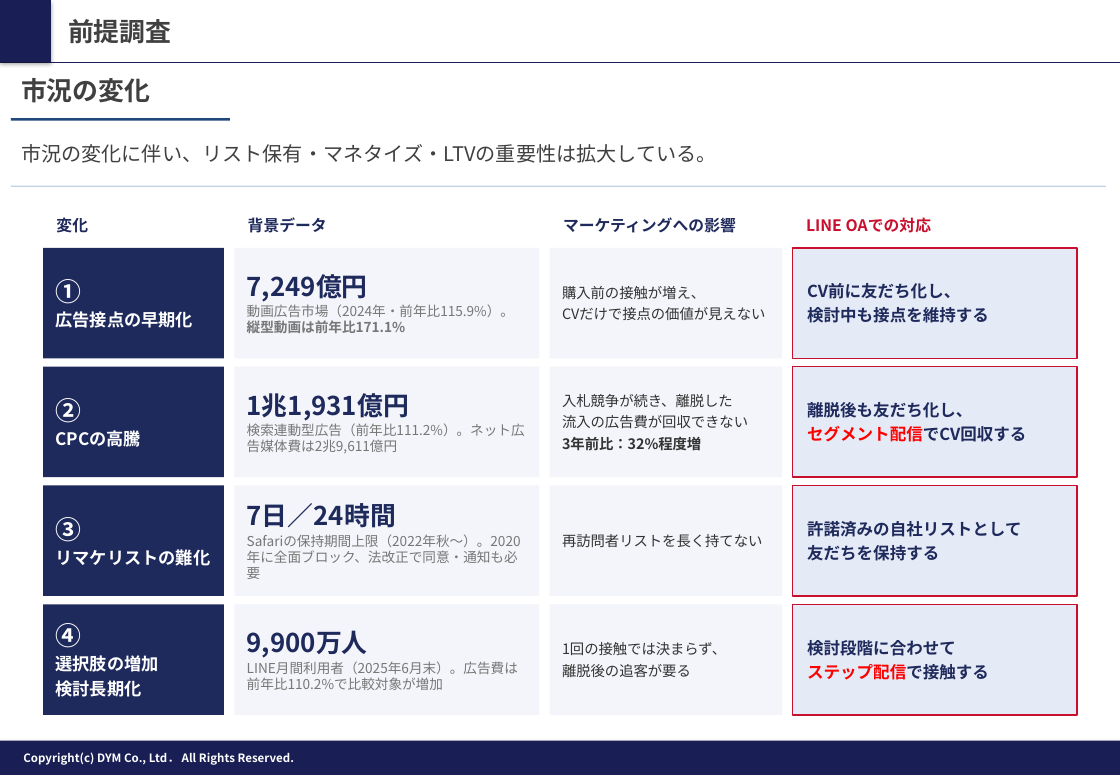
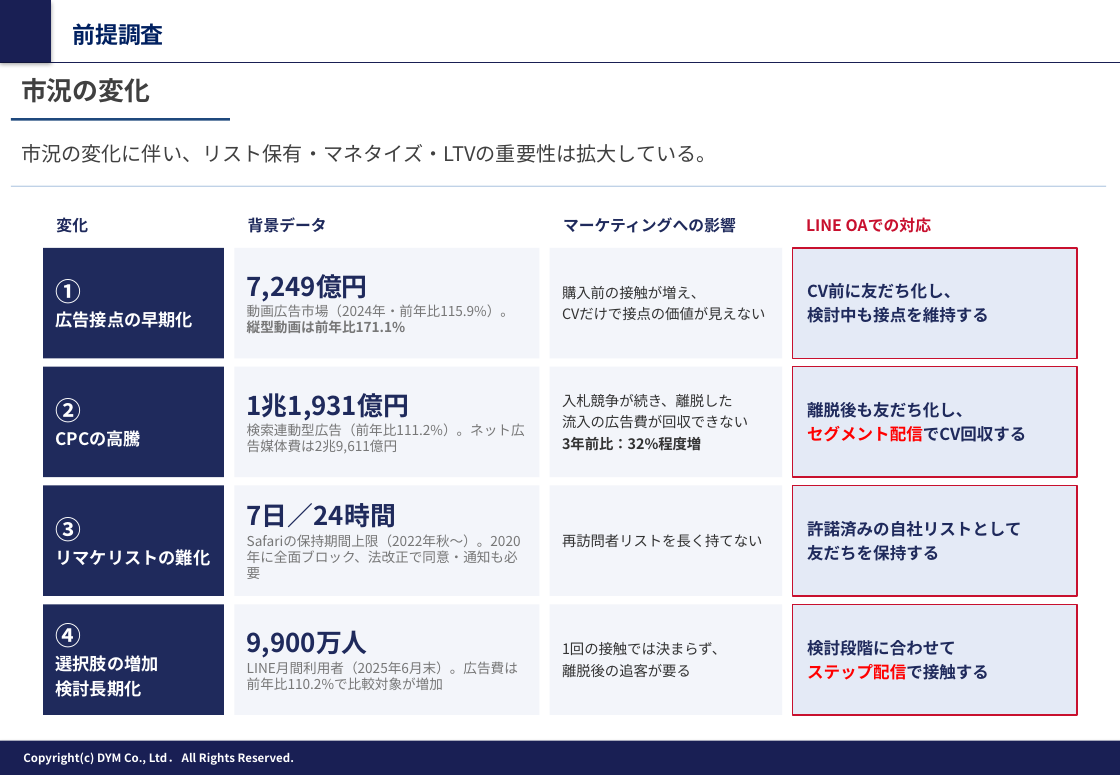
Before and after one commit to tonomura-r-dev/folder, a slide deck: slide 7 of 202610_タナカホーム株式会社御中_LINE公式アカウント運用のご提案_v5.pptx. Drawn at 1120x775 pixels with LibreOffice and Linux fonts; fonts in the diff are those of the drawing; background and template pictures are left out. Boxes give left, top, right and bottom in pixels: in the first picture for what was removed or moved away, otherwise in the second. Text is boxed around its words. In the diff, an @@ line names an element or a change of style, - is before the commit and + after.

```diff
--- a/202610_タナカホーム株式会社御中_LINE公式アカウント運用のご提案_v5.pptx
+++ b/202610_タナカホーム株式会社御中_LINE公式アカウント運用のご提案_v5.pptx
@@ text "前提調査" at (x1=72, y1=23, x2=164, y2=45): size 18 to 16 pt, text colour #404040 to #002060; vertical alignment top to middle @@
```
Also in this commit, not shown: 7 other slides changed, 4 other files.
